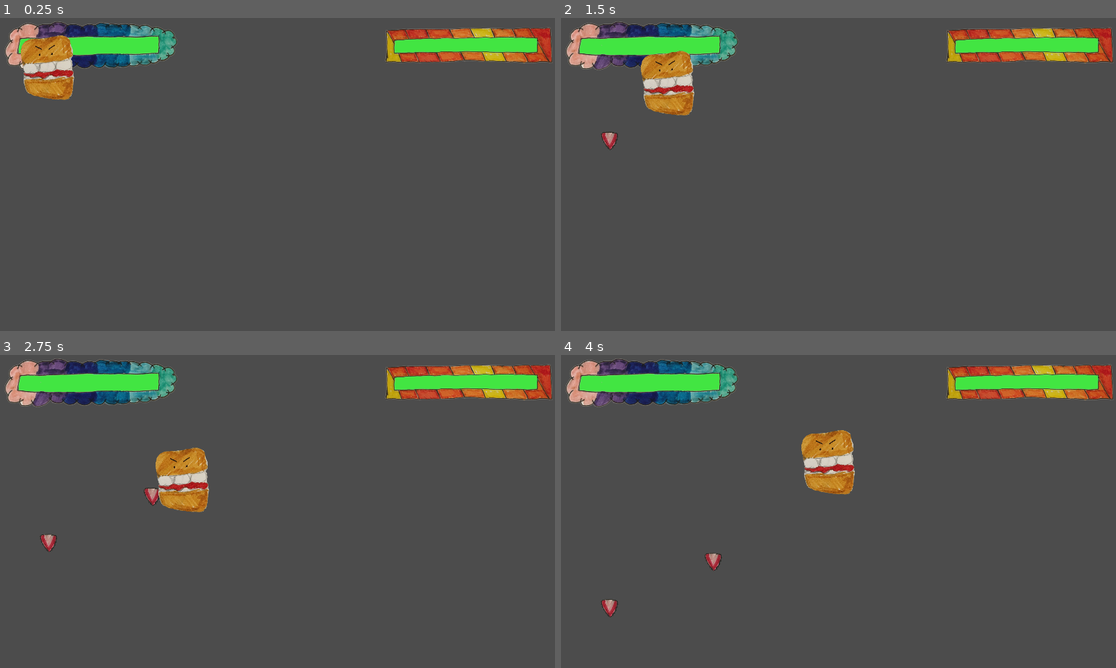
Above: before the commit, frames 1-4 (two rows, left to right).
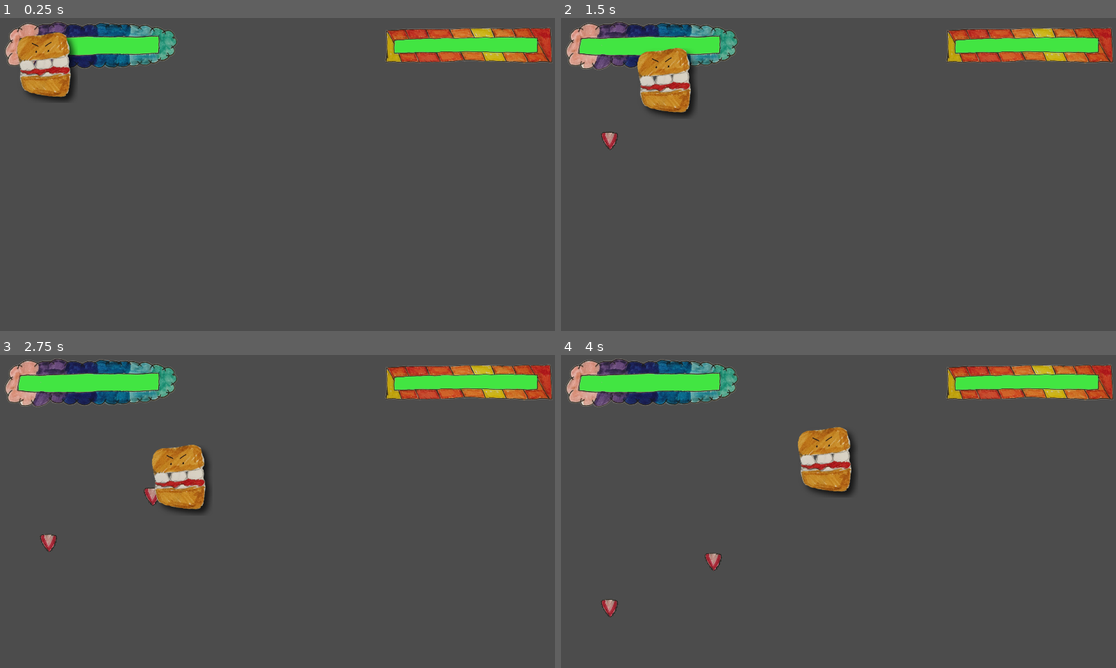
Above: after the commit, the same moments.

Repository: sdt/cake-invaders
Game: Godot game, scene res://Level2.tscn
Two runs of this game, one before a commit and one after it. Both use one fixed random seed, a clock stepped at 60 frames per second and the inputs below. This scene is started directly instead of the project's main scene.
Inputs:
- Up to frame 1 (0.25 s): no input
- Up to frame 2 (1.5 s): hold Right 0.53-1.28 s; tap Space at 0.77 s; hold Left from 1.28 s (still down)
- Up to frame 3 (2.75 s): tap Space at 1.52 s; release Left at 2.03 s; hold Right from 2.03 s (still down)
- Up to frame 4 (4 s): tap Space at 3.02, 3.77 s; release Right at 3.53 s; hold Left from 3.53 s (still down)

The runs differ from the first frame. In frame 1, 1.2% of the frame differs, in the area x 3-14%, y 4-27%; in frame 2, 1.2%; in frame 3, 1.2%; in frame 4, 1.2%.
Error in both runs: Invalid call. Nonexistent function 'setMessage' in base 'Nil'. (res://GameLevel.gd:17)

Commit message:
Resize & drop shadow level 2 & 3

Diff:
--- a/FloralCupcake.tscn
+++ b/FloralCupcake.tscn
@@ -4,10 +4,10 @@
 [ext_resource path="res://Enemy.gd" type="Script" id=2]
 
 [node name="FloralCupcake" type="Sprite"]
-position = Vector2( 100, 100 )
 z_index = 60
 z_as_relative = false
 texture = ExtResource( 1 )
+offset = Vector2( 22, 0 )
 script = ExtResource( 2 )
 
 [node name="Area2D" type="Area2D" parent="."]
@@ -15,4 +15,4 @@
 collision_mask = 2
 
 [node name="CollisionPolygon2D" type="CollisionPolygon2D" parent="Area2D"]
-polygon = PoolVector2Array( 9.86987, -219.869, 134.764, -85.1146, 88.7504, 187.681, -9.85039, 204.114, -108.451, 187.681, -128.171, -114.695 )
+polygon = PoolVector2Array( 9.81406, -147.286, 91.0829, -66.0168, 68.0823, 116.455, 6.74728, 136.389, -68.3881, 113.388, -76.0549, -81.3505 )
--- a/Level2.tscn
+++ b/Level2.tscn
@@ -12,7 +12,6 @@
 
 [node name="SpicedScone" parent="." instance=ExtResource( 2 )]
 position = Vector2( 960, 300 )
-scale = Vector2( 0.7, 0.7 )
 
 [node name="EnemyBehaviourSinus" type="Node2D" parent="SpicedScone"]
 script = ExtResource( 3 )
--- a/Level3.tscn
+++ b/Level3.tscn
@@ -12,7 +12,6 @@
 
 [node name="FloralCupcake" parent="." instance=ExtResource( 2 )]
 position = Vector2( 960, 161.67 )
-scale = Vector2( 0.6, 0.6 )
 health = 15
 missileTime = 1.5
 missileType = "Bomb"
--- a/SpicedScone.tscn
+++ b/SpicedScone.tscn
@@ -14,4 +14,4 @@
 collision_mask = 2
 
 [node name="CollisionPolygon2D" type="CollisionPolygon2D" parent="Area2D"]
-polygon = PoolVector2Array( -100, -140, 70, -160, 110, -150, 130, -70, 130, 0, 130, 120, 110, 160, -90, 130, -120, 60, -120, -10, -140, -100 )
+polygon = PoolVector2Array( -82.1643, -107.163, 21.4421, -123.791, 68.129, -108.442, 78.3618, -45.1273, 80.92, 23.9437, 68.7686, 98.1311, -5.41876, 98.7706, -84.7225, 73.1888, -96.2343, 30.3392, -93.6761, 2.19916, -107.746, -66.2323 )
Binary file changed: FloralCupcakeOfAwesomeness.png
Binary file changed: Spiced Scone.png
